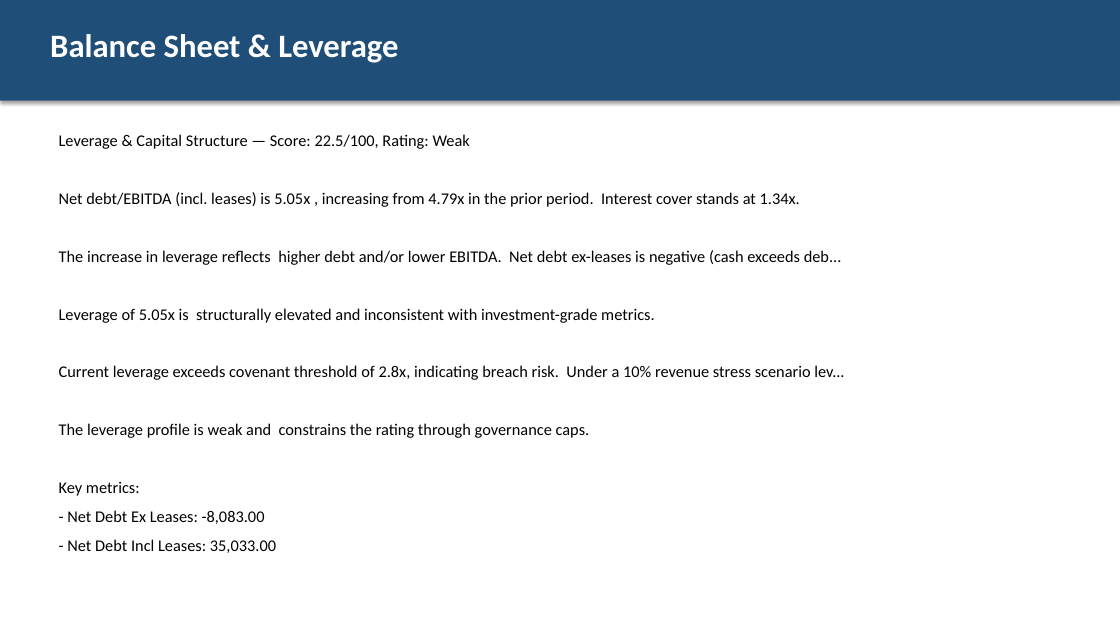
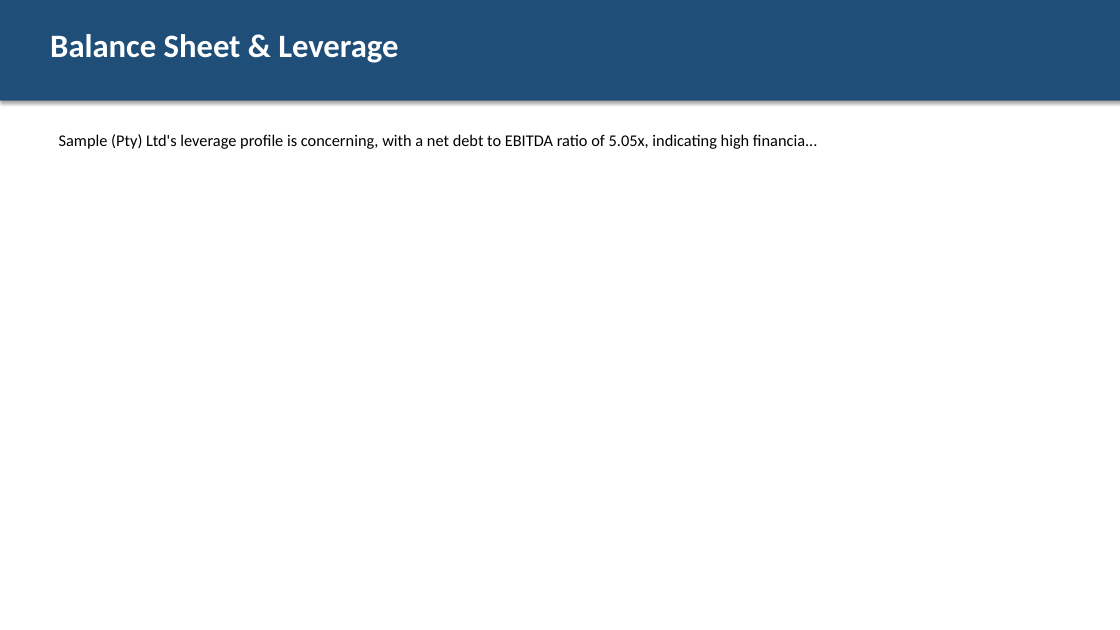
Before and after one commit to Menazza/credit_analysis_ai, a slide deck: slide 7 of test_results/pipeline_output/committee_deck.pptx (slide 8 before the commit). Drawn at 1120x630 pixels with LibreOffice and Linux fonts; fonts in the diff are those of the drawing. Boxes give left, top, right and bottom in pixels: in the first picture for what was removed or moved away, otherwise in the second. Text is boxed around its words. In the diff, an @@ line names an element or a change of style, - is before the commit and + after.

```diff
--- a/test_results/pipeline_output/committee_deck.pptx
+++ b/test_results/pipeline_output/committee_deck.pptx
@@ text at <box>59,134,817,149</box>: text changed @@
-Leverage & Capital Structure — Score: 22.5/100, Rating: Weak
-Net debt/EBITDA (incl. leases) is 5.05x , increasing from 4.79x in the prior period. Interest cover stands at 1.34x.
-The increase in leverage reflects higher debt and/or lower EBITDA. Net debt ex-leases is negative (cash exceeds deb...
-Leverage of 5.05x is structurally elevated and inconsistent with investment-grade metrics.
-Current leverage exceeds covenant threshold of 2.8x, indicating breach risk. Under a 10% revenue stress scenario lev...
-The leverage profile is weak and constrains the rating through governance caps.
-Key metrics:
-- Net Debt Ex Leases: -8,083.00
-- Net Debt Incl Leases: 35,033.00
+Sample (Pty) Ltd's leverage profile is concerning, with a net debt to EBITDA ratio of 5.05x, indicating high financia...
```
Also in this commit, not shown: 3 other slides changed, 7 slides added, 9 slides removed, 23 other files.
